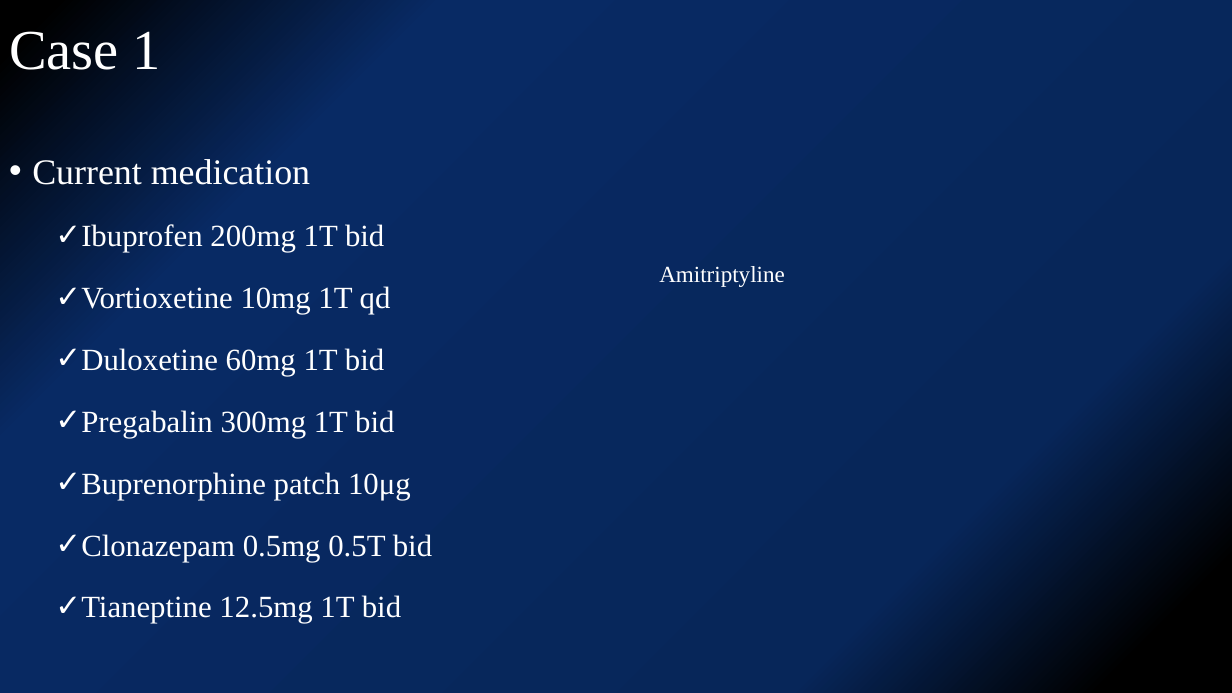
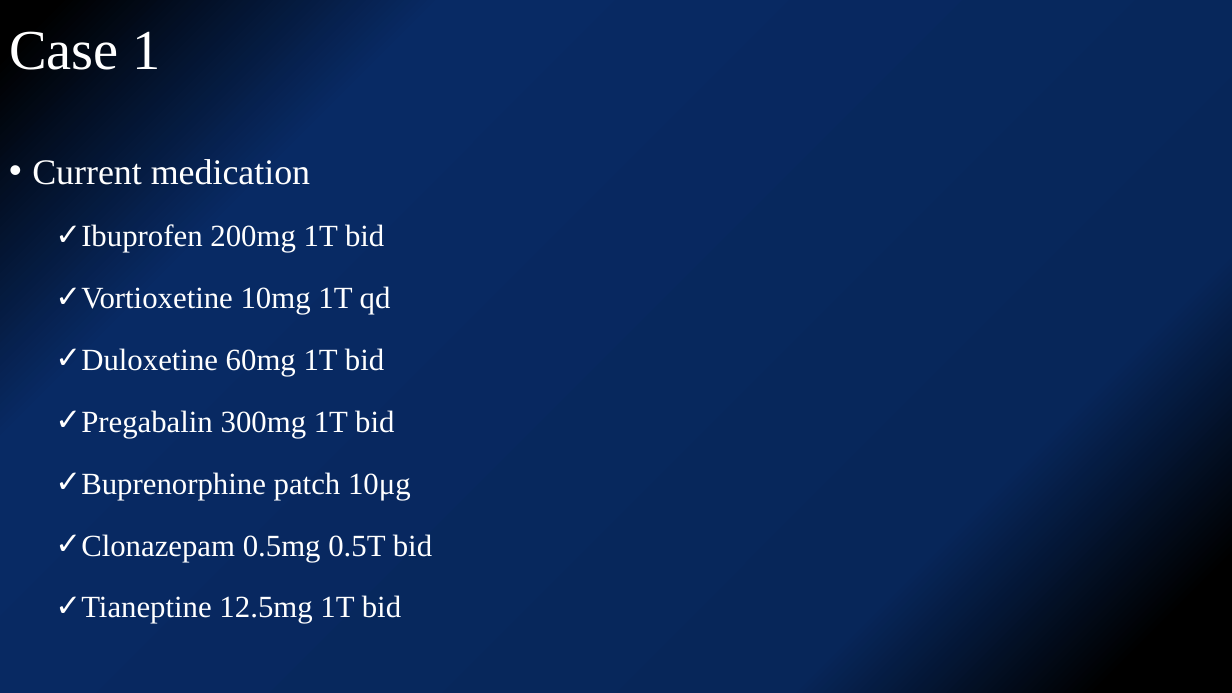
Before and after one commit to kjfdf/lecture, a slide deck: slide 21 of 2021.12 개원의연수강좌-neuropathic pain.pptx (slide 16 before the commit). Drawn at 1232x693 pixels with LibreOffice and Linux fonts; fonts in the diff are those of the drawing. Boxes give left, top, right and bottom in pixels: in the first picture for what was removed or moved away, otherwise in the second. Text is boxed around its words. In the diff, an @@ line names an element or a change of style, - is before the commit and + after.

```diff
--- a/2021.12 개원의연수강좌-neuropathic pain.pptx
+++ b/2021.12 개원의연수강좌-neuropathic pain.pptx
@@ text removed at <box>659,266,785,287</box> @@
-Amitriptyline
```
Also in this commit, not shown: 2 other slides changed, 6 slides added.
